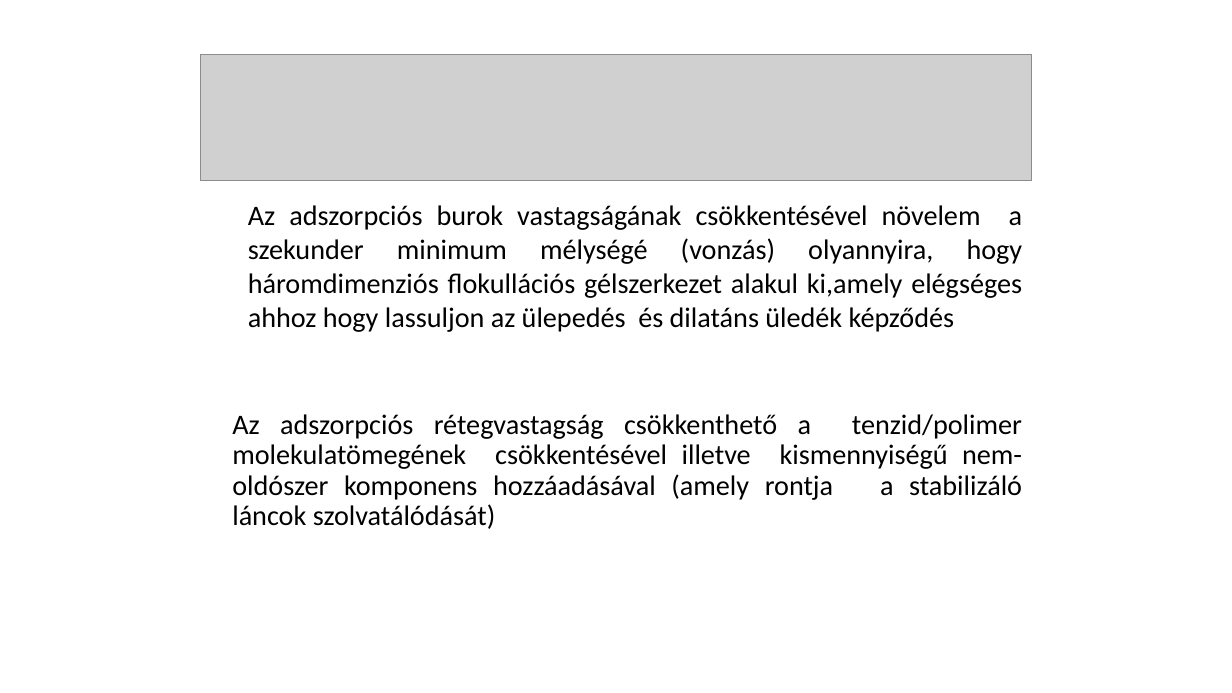
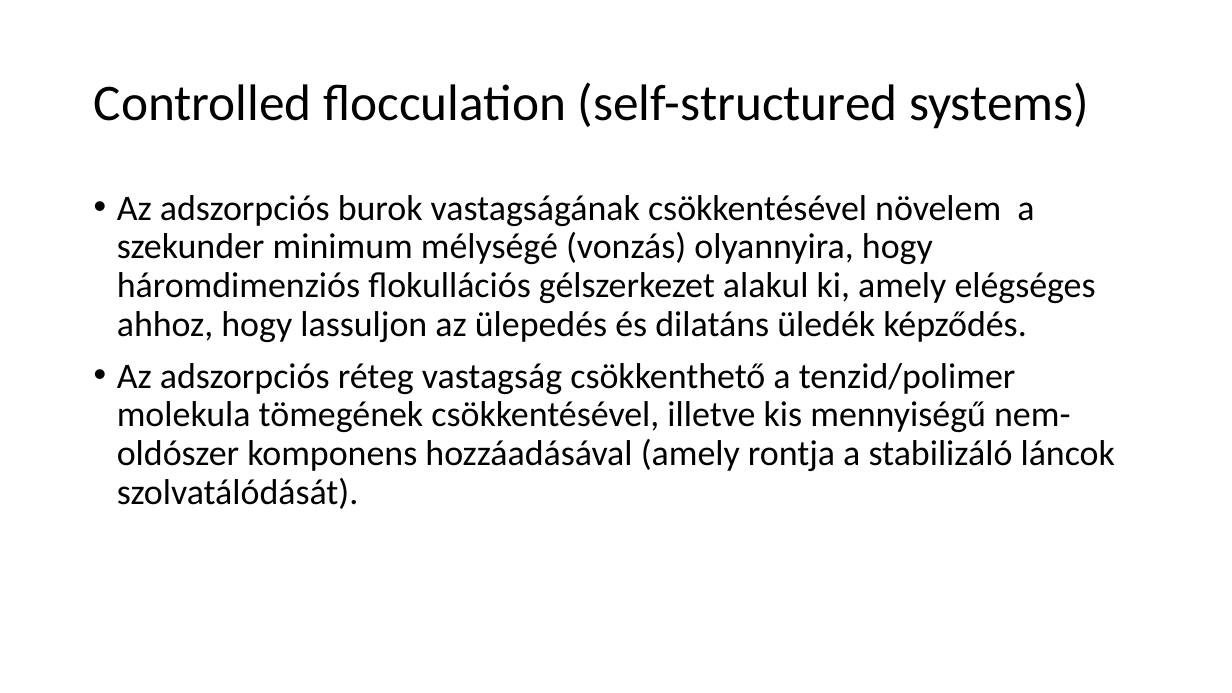
Before and after one commit to LilianaBohus/chemistry-presenations, a slide deck: slide 24 of oil-based-suspensions.ppt (slide 25 before the commit). Drawn at 1232x693 pixels with LibreOffice and Linux fonts; fonts in the diff are those of the drawing; grey boxes stand for pictures. Boxes give left, top, right and bottom in pixels: in the first picture for what was removed or moved away, otherwise in the second. Text is boxed around its words. In the diff, an @@ line names an element or a change of style, - is before the commit and + after.

```diff
--- a/oil-based-suspensions.ppt
+++ b/oil-based-suspensions.ppt
@@ picture removed at box(200, 54, 1032, 181) @@
@@ title added at box(94, 82, 1089, 129), 40 pt, text #000000 @@
+Controlled flocculation (self-structured systems)
@@ text at box(117, 195, 1115, 509): text changed; size 22 to 28 pt @@
-Az adszorpciós burok vastagságának csökkentésével növelem a szekunder minimum mélységé (vonzás) olyannyira, hogy háromdimenziós flokullációs gélszerkezet alakul ki,amely elégséges ahhoz hogy lassuljon az ülepedés és dilatáns üledék képződés
+• Az adszorpciós burok vastagságának csökkentésével növelem a szekunder minimum mélységé (vonzás) olyannyira, hogy háromdimenziós flokullációs gélszerkezet alakul ki, amely elégséges ahhoz, hogy lassuljon az ülepedés és dilatáns üledék képződés.
+• Az adszorpciós réteg vastagság csökkenthető a tenzid/polimer molekula tömegének csökkentésével, illetve kis mennyiségű nem-oldószer komponens hozzáadásával (amely rontja a stabilizáló láncok szolvatálódását).
@@ text removed at box(232, 414, 1022, 529) @@
-Az adszorpciós rétegvastagság csökkenthető a tenzid/polimer molekulatömegének csökkentésével illetve kismennyiségű nem-oldószer komponens hozzáadásával (amely rontja a stabilizáló láncok szolvatálódását)
```
Also in this commit, not shown: 22 other slides changed, 2 slides added, 2 slides removed.
